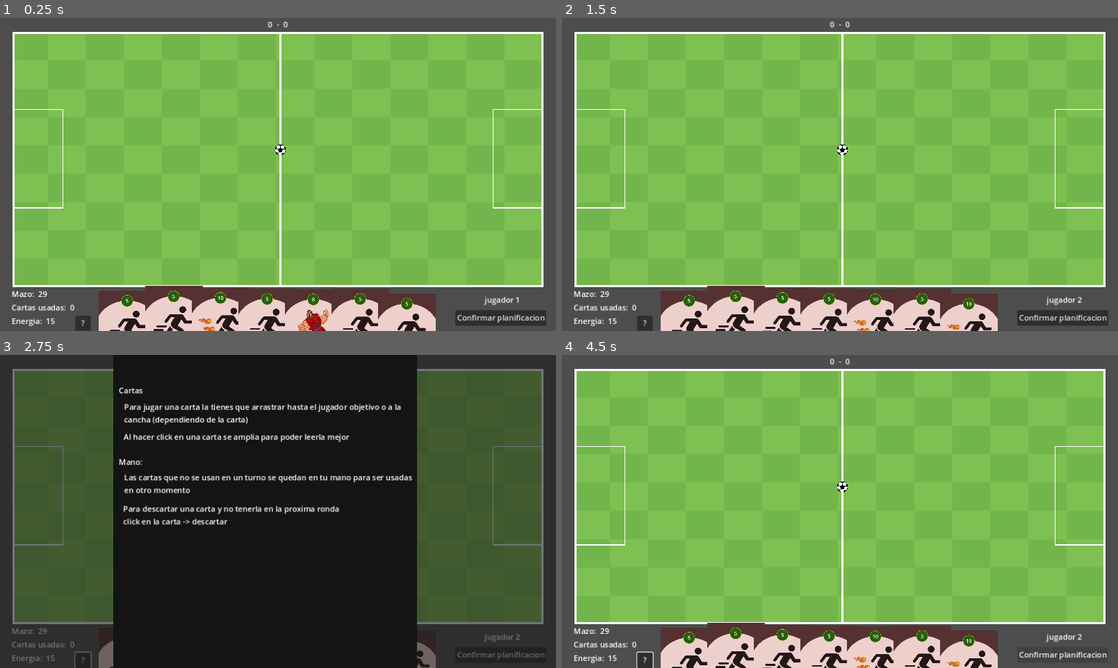
Above: before the commit, frames 1-4 (two rows, left to right).
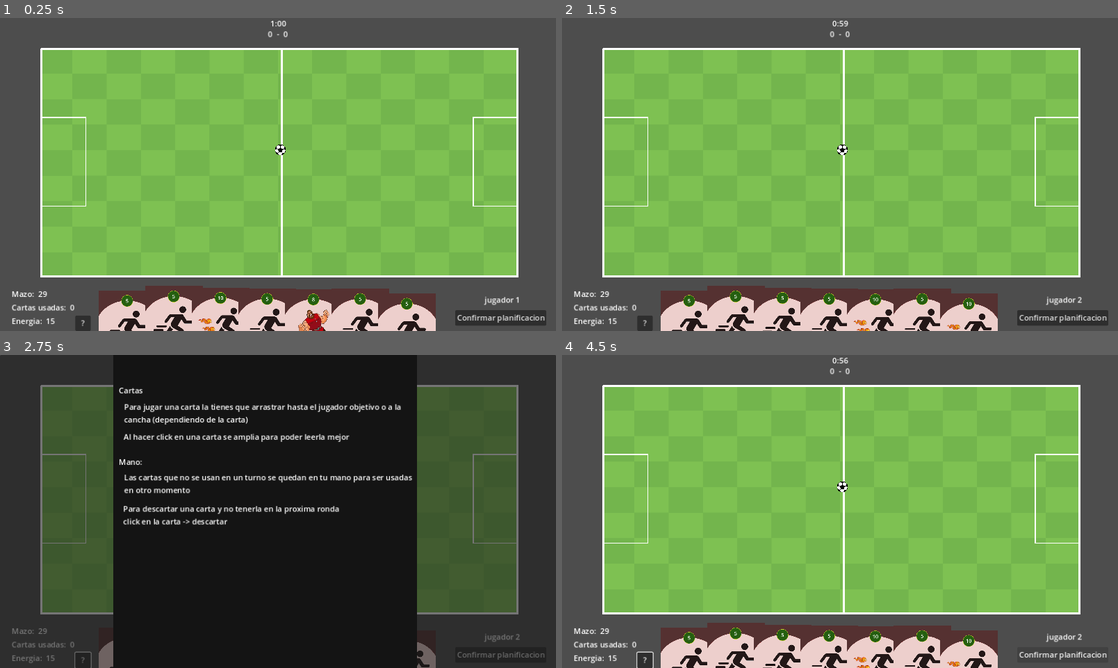
Above: after the commit, the same moments.

Repository: CardozoCasariegoLuciano/IDV_Boss_2024_S2
Game: Godot game, scene res://main/main.tscn
The game is run twice, just before and just after one commit, with the same random seed, the same clock (stepped at 60 frames per second) and the same inputs. This scene is started directly instead of the project's main scene.
Inputs:
- Up to frame 1 (0.25 s): no input
- Up to frame 2 (1.5 s): click "Confirmar planificacion" at 0.5 s; click "Estoy listo" at 1.25 s
- Up to frame 3 (2.75 s): click "?" at 2 s
- Up to frame 4 (4.5 s): click "Confirmar planificacion" at 2.75 s; click "?" at 3.5 s; click "Confirmar planificacion" at 4.25 s

The runs differ from the first frame. In frame 1, 17% of the frame differs, in the area x 2-98%, y 0-86%; in frame 2, 17%; in frame 3, 12%; in frame 4, 17%.
Error in both runs: Cannot call method 'get_size' on a null value. (res://entities/players/player.gd:27)

Commit message:
terminar el juego por tiempo

Diff:
--- a/Views/pre_game/pre_game.gd
+++ b/Views/pre_game/pre_game.gd
@@ -1,10 +1,12 @@
 extends CanvasLayer
 @export var deck_selector: PackedScene
 @export var formation_selector: PackedScene
+@onready var check_button: CheckButton = $game_mode/HBoxContainer/CheckButton
 
 
 func _on_start_game() -> void:
 	if (PlayerSkins.skin_player_1 != null && PlayerSkins.skin_player_2 != null):
+		Global.is_time_mode = check_button.button_pressed
 		get_tree().change_scene_to_file("res://main/main.tscn")
 	else:
 		_show_error_message("Ambos jugadores deben elegir equipo antes de comenzar")
--- a/Views/pre_game/pre_game.tscn
+++ b/Views/pre_game/pre_game.tscn
@@ -11,6 +11,13 @@
 
 [sub_resource type="StyleBoxFlat" id="StyleBoxFlat_rjo4q"]
 bg_color = Color(0, 0.234667, 0.32, 0.807843)
+corner_radius_top_left = 8
+corner_radius_top_right = 8
+corner_radius_bottom_right = 8
+corner_radius_bottom_left = 8
+
+[sub_resource type="StyleBoxFlat" id="StyleBoxFlat_x2dtm"]
+bg_color = Color(0, 0.235294, 0.321569, 0.807843)
 corner_radius_top_left = 8
 corner_radius_top_right = 8
 corner_radius_bottom_right = 8
@@ -61,7 +68,7 @@
 theme_override_font_sizes/font_size = 30
 text = "¡Prepara tu equipo!"
 
-[node name="menu" type="Panel" parent="."]
+[node name="menu_player_1" type="Panel" parent="."]
 clip_contents = true
 offset_left = 192.0
 offset_top = 118.0
@@ -69,7 +76,113 @@
 offset_bottom = 476.0
 theme_override_styles/panel = SubResource("StyleBoxFlat_rjo4q")
 
-[node name="menu2" type="Panel" parent="."]
+[node name="player 1" type="VBoxContainer" parent="menu_player_1"]
+custom_minimum_size = Vector2(576, 500)
+layout_direction = 1
+layout_mode = 1
+anchors_preset = 2
+anchor_top = 1.0
+anchor_bottom = 1.0
+offset_left = -192.0
+offset_top = -328.0
+offset_right = 384.0
+offset_bottom = 172.0
+grow_vertical = 0
+
+[node name="Label" type="Label" parent="menu_player_1/player 1"]
+layout_mode = 2
+text = "Jugador 1"
+horizontal_alignment = 1
+
+[node name="separator" type="Label" parent="menu_player_1/player 1"]
+layout_mode = 2
+horizontal_alignment = 1
+
+[node name="Buttons" type="VBoxContainer" parent="menu_player_1/player 1"]
+layout_mode = 2
+theme_override_constants/separation = 15
+
+[node name="deck button" type="Button" parent="menu_player_1/player 1/Buttons"]
+layout_mode = 2
+size_flags_horizontal = 4
+text = "Arma tu mazo"
+
+[node name="formation button" type="Button" parent="menu_player_1/player 1/Buttons"]
+layout_mode = 2
+size_flags_horizontal = 4
+text = "Elige tu formación
+"
+
+[node name="DT button" type="Button" parent="menu_player_1/player 1/Buttons"]
+visible = false
+layout_mode = 2
+size_flags_horizontal = 4
+disabled = true
+text = "Elige tu DT
+"
+
+[node name="separator2" type="Label" parent="menu_player_1/player 1"]
+layout_mode = 2
+horizontal_alignment = 1
+
+[node name="Label2" type="Label" parent="menu_player_1/player 1"]
+layout_mode = 2
+text = "Elige tu equipo"
+horizontal_alignment = 1
+
+[node name="separator3" type="Label" parent="menu_player_1/player 1"]
+layout_mode = 2
+horizontal_alignment = 1
+
+[node name="Control" type="Control" parent="menu_player_1/player 1"]
+layout_mode = 2
+script = ExtResource("4_dujot")
+
+[node name="TextureRect" type="TextureRect" parent="menu_player_1/player 1/Control"]
+layout_mode = 0
+offset_left = 268.0
+offset_right = 308.0
+offset_bottom = 40.0
+expand_mode = 1
+
+[node name="RightButton" type="Button" parent="menu_player_1/player 1/Control/TextureRect"]
+layout_mode = 0
+offset_left = 49.0
+offset_top = -3.0
+offset_right = 85.0
+offset_bottom = 42.0
+icon = ExtResource("5_3h7e4")
+expand_icon = true
+
+[node name="LeftButton" type="Button" parent="menu_player_1/player 1/Control/TextureRect"]
+layout_mode = 0
+offset_left = -45.0
+offset_top = -3.0
+offset_right = -9.0
+offset_bottom = 42.0
+icon = ExtResource("6_c8s5w")
+expand_icon = true
+
+[node name="Confirm" type="VBoxContainer" parent="menu_player_1/player 1/Control"]
+layout_mode = 2
+offset_top = 58.0
+offset_right = 576.0
+offset_bottom = 89.0
+
+[node name="ConfirmButton" type="Button" parent="menu_player_1/player 1/Control/Confirm"]
+layout_mode = 2
+size_flags_horizontal = 4
+text = "Confirmar"
+
+[node name="ErrorLabel" type="Label" parent="menu_player_1/player 1/Control"]
+modulate = Color(0.921569, 0, 0.101961, 1)
+layout_mode = 2
+offset_top = 112.0
+offset_right = 576.0
+offset_bottom = 135.0
+horizontal_alignment = 1
+
+[node name="menu_player_2" type="Panel" parent="."]
 clip_contents = true
 offset_left = 763.0
 offset_top = 118.0
@@ -77,154 +190,46 @@
 offset_bottom = 476.0
 theme_override_styles/panel = SubResource("StyleBoxFlat_rjo4q")
 
-[node name="player 1" type="VBoxContainer" parent="."]
+[node name="player 2" type="VBoxContainer" parent="menu_player_2"]
 custom_minimum_size = Vector2(576, 500)
-layout_direction = 1
-anchors_preset = 2
-anchor_top = 1.0
-anchor_bottom = 1.0
-offset_top = -500.0
-offset_right = 576.0
-grow_vertical = 0
-
-[node name="Label" type="Label" parent="player 1"]
-layout_mode = 2
-text = "Jugador 1"
-horizontal_alignment = 1
-
-[node name="separator" type="Label" parent="player 1"]
-layout_mode = 2
-horizontal_alignment = 1
-
-[node name="Buttons" type="VBoxContainer" parent="player 1"]
-layout_mode = 2
-theme_override_constants/separation = 15
-
-[node name="deck button" type="Button" parent="player 1/Buttons"]
-layout_mode = 2
-size_flags_horizontal = 4
-text = "Arma tu mazo"
-
-[node name="formation button" type="Button" parent="player 1/Buttons"]
-layout_mode = 2
-size_flags_horizontal = 4
-text = "Elige tu formación
-"
-
-[node name="DT button" type="Button" parent="player 1/Buttons"]
-visible = false
-layout_mode = 2
-size_flags_horizontal = 4
-disabled = true
-text = "Elige tu DT
-"
-
-[node name="separator2" type="Label" parent="player 1"]
-layout_mode = 2
-horizontal_alignment = 1
-
-[node name="Label2" type="Label" parent="player 1"]
-layout_mode = 2
-text = "Elige tu equipo"
-horizontal_alignment = 1
-
-[node name="separator3" type="Label" parent="player 1"]
-layout_mode = 2
-horizontal_alignment = 1
-
-[node name="Control" type="Control" parent="player 1"]
-layout_mode = 2
-script = ExtResource("4_dujot")
-
-[node name="TextureRect" type="TextureRect" parent="player 1/Control"]
-layout_mode = 0
-offset_left = 268.0
-offset_right = 308.0
-offset_bottom = 40.0
-expand_mode = 1
-
-[node name="RightButton" type="Button" parent="player 1/Control/TextureRect"]
-layout_mode = 0
-offset_left = 49.0
-offset_top = -3.0
-offset_right = 85.0
-offset_bottom = 42.0
-icon = ExtResource("5_3h7e4")
-expand_icon = true
-
-[node name="LeftButton" type="Button" parent="player 1/Control/TextureRect"]
-layout_mode = 0
-offset_left = -45.0
-offset_top = -3.0
-offset_right = -9.0
-offset_bottom = 42.0
-icon = ExtResource("6_c8s5w")
-expand_icon = true
-
-[node name="Confirm" type="VBoxContainer" parent="player 1/Control"]
-layout_mode = 2
-offset_top = 58.0
-offset_right = 576.0
-offset_bottom = 89.0
-
-[node name="ConfirmButton" type="Button" parent="player 1/Control/Confirm"]
-layout_mode = 2
-size_flags_horizontal = 4
-text = "Confirmar"
-
-[node name="ErrorLabel" type="Label" parent="player 1/Control"]
-modulate = Color(0.921569, 0, 0.101961, 1)
-layout_mode = 2
-offset_top = 112.0
-offset_right = 576.0
-offset_bottom = 135.0
-horizontal_alignment = 1
-
-[node name="Line2D" type="Line2D" parent="."]
-position = Vector2(0, 148)
-points = PackedVector2Array(576, 0, 576, 500)
-width = 2.0
-default_color = Color(1, 1, 1, 0.270588)
-
-[node name="player 2" type="VBoxContainer" parent="."]
-custom_minimum_size = Vector2(576, 500)
+layout_mode = 1
 anchors_preset = 3
 anchor_left = 1.0
 anchor_top = 1.0
 anchor_right = 1.0
 anchor_bottom = 1.0
-offset_left = -581.0
-offset_top = -493.0
-offset_right = -5.0
-offset_bottom = 7.0
+offset_left = -381.0
+offset_top = -321.0
+offset_right = 195.0
+offset_bottom = 179.0
 grow_horizontal = 0
 grow_vertical = 0
 
-[node name="Label" type="Label" parent="player 2"]
+[node name="Label" type="Label" parent="menu_player_2/player 2"]
 layout_mode = 2
 text = "Jugador 2"
 horizontal_alignment = 1
 
-[node name="separator" type="Label" parent="player 2"]
-layout_mode = 2
-horizontal_alignment = 1
-
-[node name="Buttons" type="VBoxContainer" parent="player 2"]
+[node name="separator" type="Label" parent="menu_player_2/player 2"]
+layout_mode = 2
+horizontal_alignment = 1
+
+[node name="Buttons" type="VBoxContainer" parent="menu_player_2/player 2"]
 layout_mode = 2
 theme_override_constants/separation = 15
 
-[node name="deck button" type="Button" parent="player 2/Buttons"]
+[node name="deck button" type="Button" parent="menu_player_2/player 2/Buttons"]
 layout_mode = 2
 size_flags_horizontal = 4
 text = "Arma tu mazo"
 
-[node name="formation button" type="Button" parent="player 2/Buttons"]
+[node name="formation button" type="Button" parent="menu_player_2/player 2/Buttons"]
 layout_mode = 2
 size_flags_horizontal = 4
 text = "Elige tu formación
 "
 
-[node name="DT button" type="Button" parent="player 2/Buttons"]
+[node name="DT button" type="Button" parent="menu_player_2/player 2/Buttons"]
 visible = false
 layout_mode = 2
 size_flags_horizontal = 4
@@ -232,24 +237,24 @@
 text = "Elige tu DT
 "
 
-[node name="separator2" type="Label" parent="player 2"]
-layout_mode = 2
-horizontal_alignment = 1
-
-[node name="Label2" type="Label" parent="player 2"]
+[node name="separator2" type="Label" parent="menu_player_2/player 2"]
+layout_mode = 2
+horizontal_alignment = 1
+
+[node name="Label2" type="Label" parent="menu_player_2/player 2"]
 layout_mode = 2
 text = "Elige tu equipo"
 horizontal_alignment = 1
 
-[node name="separator3" type="Label" parent="player 2"]
-layout_mode = 2
-horizontal_alignment = 1
-
-[node name="Control2" type="Control" parent="player 2"]
+[node name="separator3" type="Label" parent="menu_player_2/player 2"]
+layout_mode = 2
+horizontal_alignment = 1
+
+[node name="Control2" type="Control" parent="menu_player_2/player 2"]
 layout_mode = 2
 script = ExtResource("7_inoag")
 
-[node name="TextureRect" type="TextureRect" parent="player 2/Control2"]
+[node name="TextureRect" type="TextureRect" parent="menu_player_2/player 2/Control2"]
 layout_mode = 0
 offset_left = 268.0
 offset_top = -7.0
@@ -257,7 +262,7 @@
 offset_bottom = 33.0
 expand_mode = 1
 
-[node name="RightButton" type="Button" parent="player 2/Control2/TextureRect"]
+[node name="RightButton" type="Button" parent="menu_player_2/player 2/Control2/TextureRect"]
 layout_mode = 0
 offset_left = 45.0
 offset_top = -2.0
@@ -266,7 +271,7 @@
 icon = ExtResource("5_3h7e4")
 expand_icon = true
 
-[node name="LeftButton" type="Button" parent="player 2/Control2/TextureRect"]
+[node name="LeftButton" type="Button" parent="menu_player_2/player 2/Control2/TextureRect"]
 layout_mode = 0
 offset_left = -41.0
 offset_top = -2.0
@@ -275,18 +280,18 @@
 icon = ExtResource("6_c8s5w")
 expand_icon = true
 
-[node name="Confirm" type="VBoxContainer" parent="player 2/Control2"]
+[node name="Confirm" type="VBoxContainer" parent="menu_player_2/player 2/Control2"]
 layout_mode = 2
 offset_top = 51.0
 offset_right = 576.0
 offset_bottom = 82.0
 
-[node name="ConfirmButton" type="Button" parent="player 2/Control2/Confirm"]
+[node name="ConfirmButton" type="Button" parent="menu_player_2/player 2/Control2/Confirm"]
 layout_mode = 2
 size_flags_horizontal = 4
 text = "Confirmar"
 
-[node name="ErrorLabel" type="Label" parent="player 2/Control2"]
+[node name="ErrorLabel" type="Label" parent="menu_player_2/player 2/Control2"]
 modulate = Color(0.922094, 0, 0.103637, 1)
 layout_mode = 2
 offset_left = 7.0
@@ -295,14 +300,77 @@
 offset_bottom = 128.0
 horizontal_alignment = 1
 
+[node name="Line2D" type="Line2D" parent="."]
+position = Vector2(0, 147.444)
+scale = Vector2(1, 0.722222)
+points = PackedVector2Array(576, 0, 576, 500)
+width = 2.0
+default_color = Color(1, 1, 1, 0.270588)
+
+[node name="game_mode" type="Panel" parent="."]
+anchors_preset = 7
+anchor_left = 0.5
+anchor_top = 1.0
+anchor_right = 0.5
+anchor_bottom = 1.0
+offset_left = -165.0
+offset_top = -110.0
+offset_right = 166.0
+offset_bottom = -24.0
+grow_horizontal = 2
+grow_vertical = 0
+theme_override_styles/panel = SubResource("StyleBoxFlat_x2dtm")
+
+[node name="Label" type="Label" parent="game_mode"]
+layout_mode = 1
+anchors_preset = 5
+anchor_left = 0.5
+anchor_right = 0.5
+offset_left = -65.0
+offset_top = 8.0
+offset_right = 65.0
+offset_bottom = 31.0
+grow_horizontal = 2
+text = "Modo de victoria"
+horizontal_alignment = 1
+vertical_alignment = 1
+
+[node name="HBoxContainer" type="HBoxContainer" parent="game_mode"]
+layout_mode = 1
+anchors_preset = 8
+anchor_left = 0.5
+anchor_top = 0.5
+anchor_right = 0.5
+anchor_bottom = 0.5
+offset_left = -104.5
+offset_top = 4.0
+offset_right = 104.5
+offset_bottom = 28.0
+grow_horizontal = 2
+grow_vertical = 2
+
+[node name="goals" type="Label" parent="game_mode/HBoxContainer"]
+layout_mode = 2
+text = "Por goles"
+
+[node name="CheckButton" type="CheckButton" parent="game_mode/HBoxContainer"]
+layout_mode = 2
+theme_override_font_sizes/font_size = 25
+button_pressed = true
+expand_icon = true
+
+[node name="time" type="Label" parent="game_mode/HBoxContainer"]
+layout_mode = 2
+text = "Por tiempo"
+
 [connection signal="button_up" from="Button" to="." method="_on_start_game"]
-[connection signal="button_up" from="player 1/Buttons/deck button" to="." method="_on_player_1_select_deck"]
-[connection signal="button_up" from="player 1/Buttons/formation button" to="." method="_on_player_1_select_formation"]
-[connection signal="pressed" from="player 1/Control/TextureRect/RightButton" to="player 1/Control" method="_on_right_button_pressed"]
-[connection signal="pressed" from="player 1/Control/TextureRect/LeftButton" to="player 1/Control" method="_on_left_button_pressed"]
-[connection signal="pressed" from="player 1/Control/Confirm/ConfirmButton" to="player 1/Control" method="_on_button_pressed"]
-[connection signal="button_up" from="player 2/Buttons/deck button" to="." method="_on_player_2_select_deck"]
-[connection signal="button_up" from="player 2/Buttons/formation button" to="." method="_on_player_2_select_formation"]
-[connection signal="pressed" from="player 2/Control2/TextureRect/RightButton" to="player 2/Control2" method="_on_right_button_pressed_p2"]
-[connection signal="pressed" from="player 2/Control2/TextureRect/LeftButton" to="player 2/Control2" method="_on_left_button_pressed_p2"]
-[connection signal="pressed" from="player 2/Control2/Confirm/ConfirmButton" to="player 2/Control2" method="_on_confirm_button_pressed"]
+[connection signal="button_up" from="menu_player_1/player 1/Buttons/deck button" to="." method="_on_player_1_select_deck"]
+[connection signal="button_up" from="menu_player_1/player 1/Buttons/formation button" to="." method="_on_player_1_select_formation"]
+[connection signal="pressed" from="menu_player_1/player 1/Control/TextureRect/RightButton" to="menu_player_1/player 1/Control" method="_on_right_button_pressed"]
+[connection signal="pressed" from="menu_player_1/player 1/Control/TextureRect/LeftButton" to="menu_player_1/player 1/Control" method="_on_left_button_pressed"]
+[connection signal="pressed" from="menu_player_1/player 1/Control/Confirm/ConfirmButton" to="menu_player_1/player 1/Control" method="_on_button_pressed"]
+[connection signal="button_up" from="menu_player_2/player 2/Buttons/deck button" to="." method="_on_player_2_select_deck"]
+[connection signal="button_up" from="menu_player_2/player 2/Buttons/formation button" to="." method="_on_player_2_select_formation"]
+[connection signal="pressed" from="menu_player_2/player 2/Control2/TextureRect/RightButton" to="menu_player_2/player 2/Control2" method="_on_right_button_pressed_p2"]
+[connection signal="pressed" from="menu_player_2/player 2/Control2/TextureRect/LeftButton" to="menu_player_2/player 2/Control2" method="_on_left_button_pressed_p2"]
+[connection signal="pressed" from="menu_player_2/player 2/Control2/Confirm/ConfirmButton" to="menu_player_2/player 2/Control2" method="_on_confirm_button_pressed"]
--- a/Views/win_screen/win_screen.gd
+++ b/Views/win_screen/win_screen.gd
@@ -2,13 +2,19 @@
 
 @onready var final_score: Label = $VBoxContainer/final_score
 @onready var winer_laber: Label = $VBoxContainer/winer_laber
+@onready var end_game: AudioStreamPlayer = $endGame
+
 
 func _ready() -> void:
+	end_game.play()
 	if(Global.player_1_goals > Global.player_2_goals):
 		winer_laber.text = "Gano el jugador 1"
 		final_score.text = str(Global.player_1_goals) + " - " + str(Global.player_2_goals)
+	else: if(Global.player_1_goals < Global.player_2_goals):
+		winer_laber.text = "Gano el jugador 2"
+		final_score.text = str(Global.player_2_goals) + " - " + str(Global.player_1_goals)
 	else:
-		winer_laber.text = "Gano el jugador 2"
+		winer_laber.text = "Empate!"
 		final_score.text = str(Global.player_2_goals) + " - " + str(Global.player_1_goals)
 
 func _on_new_game() -> void:
--- a/Views/win_screen/win_screen.tscn
+++ b/Views/win_screen/win_screen.tscn
@@ -1,7 +1,8 @@
-[gd_scene load_steps=3 format=3 uid="uid://llf8e86tdmf3"]
+[gd_scene load_steps=4 format=3 uid="uid://llf8e86tdmf3"]
 
 [ext_resource type="Script" path="res://Views/win_screen/win_screen.gd" id="1_o1w0g"]
 [ext_resource type="Texture2D" uid="uid://chlhiq0602e1k" path="res://assets/fondo/win.jpeg" id="2_88kk1"]
+[ext_resource type="AudioStream" uid="uid://omtcat6b8uii" path="res://assets/audio/game/whistle.ogg" id="3_i85l5"]
 
 [node name="WinScreen" type="CanvasLayer"]
 script = ExtResource("1_o1w0g")
@@ -19,7 +20,7 @@
 texture = ExtResource("2_88kk1")
 
 [node name="VBoxContainer" type="VBoxContainer" parent="."]
-anchors_preset = -1
+anchors_preset = 5
 anchor_left = 0.5
 anchor_right = 0.5
 offset_left = -169.5
@@ -31,6 +32,8 @@
 layout_mode = 2
 theme_override_font_sizes/font_size = 40
 text = "Gano el jugador 1"
+horizontal_alignment = 1
+vertical_alignment = 1
 
 [node name="final_score" type="Label" parent="VBoxContainer"]
 layout_mode = 2
@@ -51,5 +54,8 @@
 theme_override_font_sizes/font_size = 25
 text = "Salir"
 
+[node name="endGame" type="AudioStreamPlayer" parent="."]
+stream = ExtResource("3_i85l5")
+
 [connection signal="button_down" from="VBoxContainer/new_game_button" to="." method="_on_new_game"]
 [connection signal="button_down" from="VBoxContainer/exit_button" to="." method="_on_exit"]
--- a/globals/GLOBAL.gd
+++ b/globals/GLOBAL.gd
@@ -4,8 +4,11 @@
 signal on_reduce_energy
 signal try_to_use_card
 
-const GOALS_TO_WIN = 2
+const GOALS_TO_WIN = 1
+const GAME_TIME_LIMIT = 1 #minutes
 const INIT_ENERGY = 15
+
+var is_time_mode = true
 
 var current_player_turn = 1
 var current_player_energy := INIT_ENERGY
@@ -35,6 +38,7 @@
 	on_reduce_energy.emit(INIT_ENERGY)
 
 func any_winner() -> bool:
+	if(is_time_mode): return false
 	return player_1_goals >= GOALS_TO_WIN or player_2_goals >= GOALS_TO_WIN
 
 func reset_values():
--- a/main/cancha.gd
+++ b/main/cancha.gd
@@ -1,4 +1,4 @@
-extends Node
+extends Node2D
 signal on_goal(player)
 
 @onready var goal_sfx: AudioStreamPlayer = $GoalSfx
--- a/main/hud.gd
+++ b/main/hud.gd
@@ -28,8 +28,7 @@
 	discard_deck.text = str(Deck.get_current_player_DiscardDeck().size())
 	deck.text = str(Deck.get_current_player_Deck().size())
 
-
-func _input(event: InputEvent) -> void:
+func _input(_event: InputEvent) -> void:
 	if(Input.is_action_just_pressed("Open_config") and !is_config_open):
 		var config_view = preload("res://Views/menu_config/menu_config.tscn").instantiate()
 		config_view._on_close.connect(_on_close_config)
--- a/main/main.gd
+++ b/main/main.gd
@@ -5,6 +5,7 @@
 @onready var players_section: Node2D = $players_section
 @onready var cards_section: Node2D = $cards_section
 @onready var cancha: Node = $cancha
+@onready var time_limit: Label = $"HUD/Time limit"
 
 @onready var main_sfx: AudioStreamPlayer = $MainSfx
 @onready var croud_sfx: AudioStreamPlayer = $CroudSfx
@@ -17,6 +18,7 @@
 	_play_croud_sound()
 	start_game(false);
 	cancha.on_goal.connect(func(): start_game(true))
+	time_limit.connect("_on_game_timeout", game_end_by_time)
 
 func generate_ball():
 	var new_ball: Ball = ball.instantiate()
@@ -28,17 +30,18 @@
 	Global.next_player_turn()
 	next_player_turn()
 
+func game_end_by_time():
+	get_tree().call_deferred("change_scene_to_file","res://Views/win_screen/win_screen.tscn")
 
 func next_player_turn():
 	cards_section.clean_cards()
 	cards_section.generate_carts()
 
 func start_game(clean_old: bool):
-	_play_sound(whistle_sound)
 	if(Global.any_winner()):
 		get_tree().call_deferred("change_scene_to_file","res://Views/win_screen/win_screen.tscn")
 		return
-
+	_play_sound(whistle_sound)
 	if(clean_old):
 		for value in players_section.get_players():
 			value.queue_free()
--- a/main/main.tscn
+++ b/main/main.tscn
@@ -15,6 +15,7 @@
 [ext_resource type="Script" path="res://main/jugadores.gd" id="9_aknih"]
 [ext_resource type="Script" path="res://main/on_drop_button.gd" id="13_he3rg"]
 [ext_resource type="Script" path="res://main/help_panel.gd" id="13_vx5am"]
+[ext_resource type="Script" path="res://main/time_limit.gd" id="15_dqd0s"]
 
 [sub_resource type="RectangleShape2D" id="RectangleShape2D_0pneb"]
 size = Vector2(13, 202)
@@ -50,7 +51,9 @@
 croud_sound = ExtResource("4_cb0gf")
 finished_turn_sound = ExtResource("7_qlwp5")
 
-[node name="cancha" type="Node" parent="."]
+[node name="cancha" type="Node2D" parent="."]
+position = Vector2(61, 36)
+scale = Vector2(0.9, 0.9)
 script = ExtResource("7_5wxwe")
 
 [node name="ColorRect" type="ColorRect" parent="cancha"]
@@ -59,7 +62,6 @@
 offset_right = 1122.0
 offset_bottom = 553.0
 color = Color(0.24246, 0.54, 0.2268, 1)
-metadata/_edit_lock_ = true
 
 [node name="TextureRect" type="TextureRect" parent="cancha"]
 offset_left = 28.0
@@ -76,7 +78,6 @@
 offset_right = 1144.0
 offset_bottom = 618.0
 script = ExtResource("1_kwt4r")
-metadata/_edit_lock_ = true
 
 [node name="GoalSfx" type="AudioStreamPlayer" parent="cancha"]
 stream = ExtResource("6_w4uf2")
@@ -226,14 +227,26 @@
 text = "1
 "
 
+[node name="Time limit" type="Label" parent="HUD"]
+anchors_preset = 5
+anchor_left = 0.5
+anchor_right = 0.5
+offset_left = -16.0
+offset_right = 24.0
+offset_bottom = 23.0
+grow_horizontal = 2
+text = "5:00
+"
+script = ExtResource("15_dqd0s")
+
 [node name="Goals" type="HBoxContainer" parent="HUD"]
 anchors_preset = 5
 anchor_left = 0.5
 anchor_right = 0.5
 offset_left = -21.0
-offset_top = -6.0
+offset_top = 14.0
 offset_right = 21.0
-offset_bottom = 34.0
+offset_bottom = 54.0
 grow_horizontal = 2
 mouse_filter = 2
 
@@ -411,6 +424,7 @@
 metadata/_edit_lock_ = true
 
 [node name="MainSfx" type="AudioStreamPlayer" parent="."]
+process_mode = 3
 bus = &"Sfx"
 
 [node name="CroudSfx" type="AudioStreamPlayer" parent="."]
--- /dev/null
+++ b/main/time_limit.gd
@@ -0,0 +1,36 @@
+extends Label
+signal _on_game_timeout
+
+var timer: Timer
+const SECONDS = 60
+var time_left = SECONDS * Global.GAME_TIME_LIMIT
+
+func _ready() -> void:
+	if(!Global.is_time_mode):
+		visible = false
+	else:
+		init_timer()
+		timer.start()
+		text = parse_time(time_left)
+
+func init_timer():
+	timer = Timer.new()
+	timer.wait_time = 1
+	timer.one_shot = false
+	add_child(timer)
+	timer.connect("timeout", on_timer_timeout)
+
+func on_timer_timeout():
+	time_left -= 1
+	text = parse_time(time_left)
+	if(time_left <= 0):
+		_on_game_timeout.emit()
+		timer.stop()
+
+func parse_time(time) -> String:
+	var minutes = time / SECONDS
+	var secods = time % SECONDS
+	if(secods <= 9):
+		secods = "0" + str(secods)
+
+	return str(minutes) + ":" + str(secods)
Not shown: 1 places in Views/pre_game/pre_game.tscn that only renumber resources
Not shown: 1 places in main/main.tscn that only renumber resources
